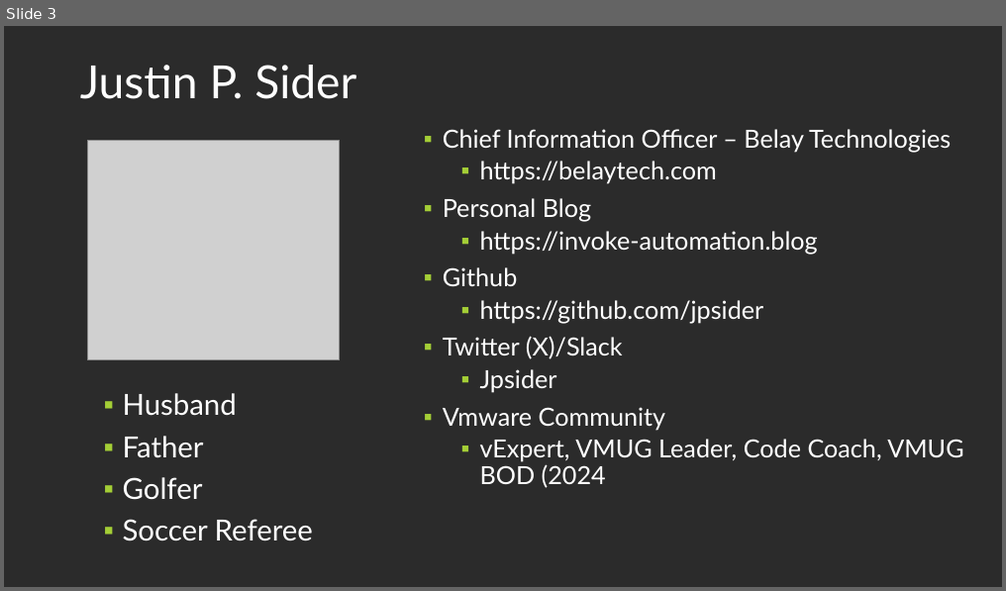
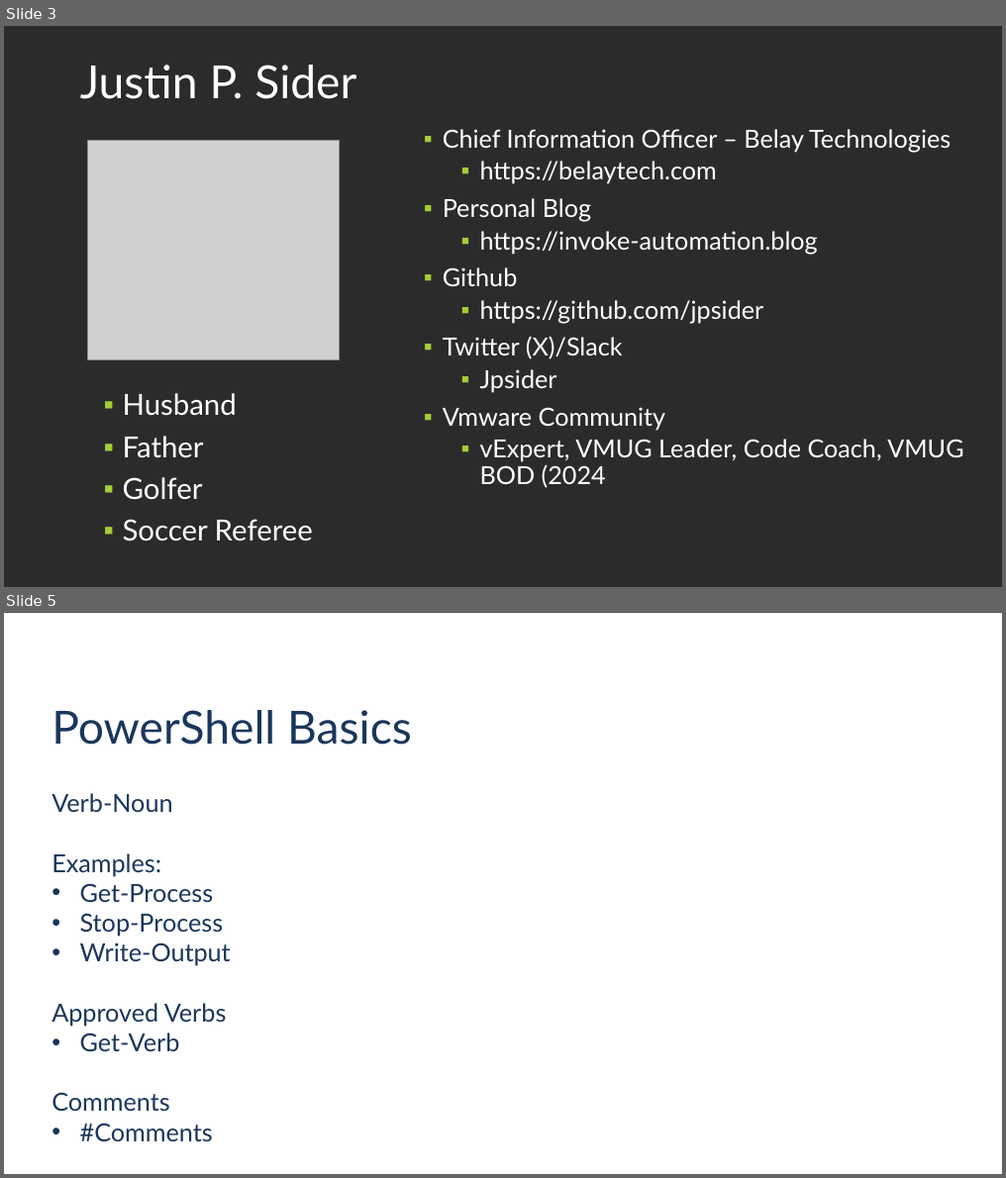
Before and after one commit to jpsider/Invoke-Automation, a slide deck: Powercli/PDX_VMUG_2023/UserCon-PPT-2023.pptx. Shown one above the other, each under a label of ours: slide 3 before the commit, slides 3 and 5 after it; the slides between them are not shown. The pictures are 1006x591 and 1006x1178 pixels, drawn with LibreOffice and Linux fonts; fonts in the diff are those of the drawing; grey boxes stand for pictures; background and template pictures are left out; a plain dark background stands for a picture behind light text. Boxes give left, top, right and bottom in pixels: in the first picture for what was removed or moved away, otherwise in the second. Text is boxed around its words. In the diff, an @@ line names an element or a change of style, - is before the commit and + after.

```diff
--- a/Powercli/PDX_VMUG_2023/UserCon-PPT-2023.pptx
+++ b/Powercli/PDX_VMUG_2023/UserCon-PPT-2023.pptx
@@ slide 5 added at (x1=4, y1=613, x2=1002, y2=1174), background picture (left out) @@
@@ title added at (x1=52, y1=710, x2=412, y2=745), 44 pt, text #1A365C @@
+PowerShell Basics
@@ text added at (x1=52, y1=793, x2=231, y2=1142), 24 pt, text #1A365C @@
+Verb-Noun
+Examples:
+• Get-Process
+• Stop-Process
+• Write-Output
+Approved Verbs
+• Get-Verb
+Comments
+• #Comments
```
Also in this commit, not shown: 1 slide changed, 11 other slides added, 4 slides removed, 1 other file.
